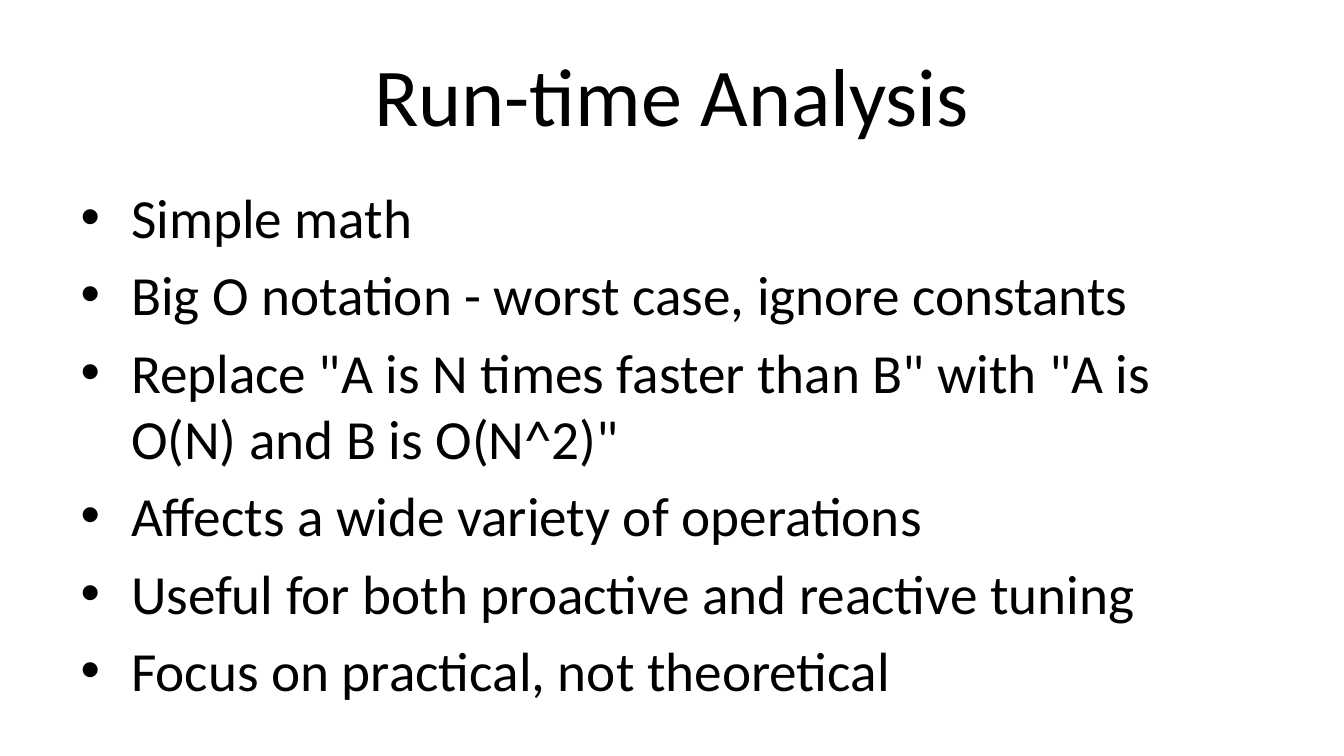
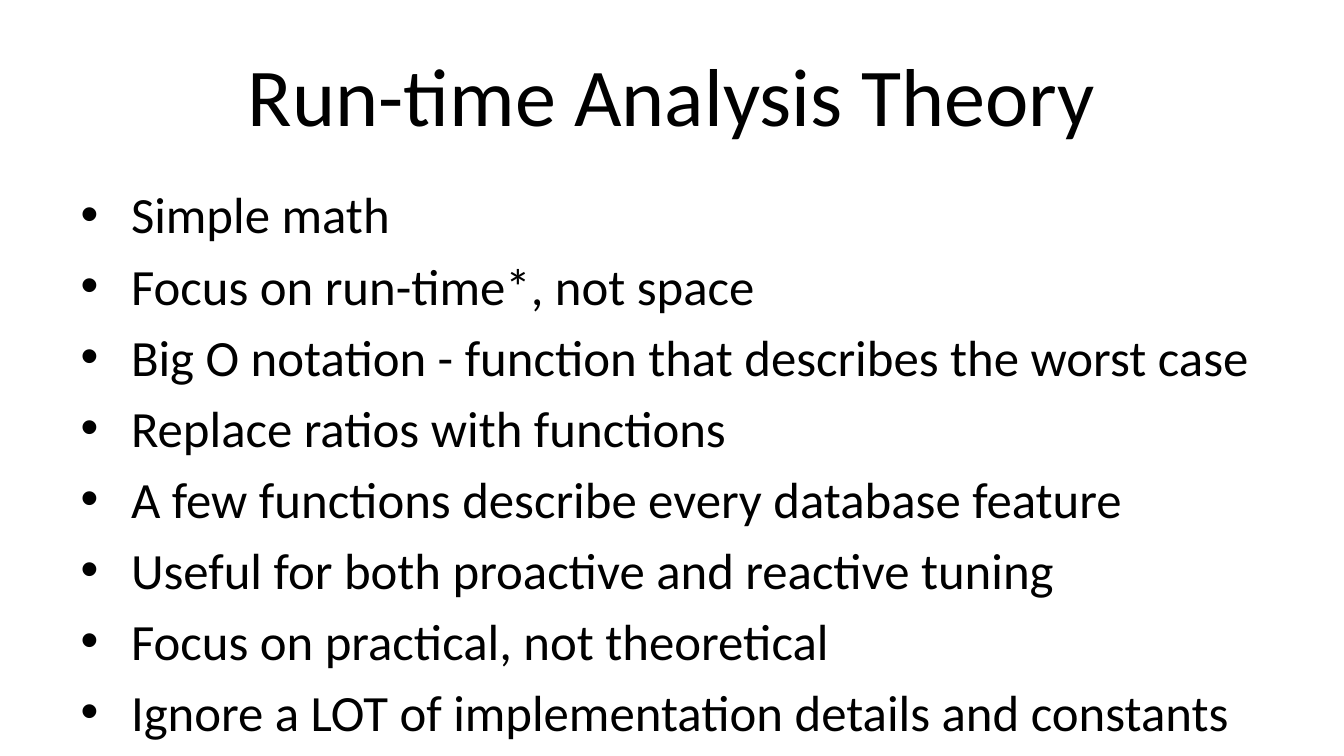
Before and after one commit to ProOracleSQL/space, a slide deck: slide 7 of examples/presentations/Practical Algorithm Analysis for Oracle Developers - Collaborate - 2019_281_Heller.pptx. Drawn at 1344x756 pixels with LibreOffice and Linux fonts; fonts in the diff are those of the drawing. Boxes give left, top, right and bottom in pixels: in the first picture for what was removed or moved away, otherwise in the second. Text is boxed around its words. In the diff, an @@ line names an element or a change of style, - is before the commit and + after.

```diff
--- a/examples/presentations/Practical Algorithm Analysis for Oracle Developers - Collaborate - 2019_281_Heller.pptx
+++ b/examples/presentations/Practical Algorithm Analysis for Oracle Developers - Collaborate - 2019_281_Heller.pptx
@@ title at [248, 69, 1094, 140]: text changed @@
-Run-time Analysis
+Run-time Analysis Theory
@@ text at [131, 197, 1054, 669]: size 29.6 to 27.2 pt in "Simple math", "Useful for both proactive and reactive tuning", "Focus on practical, not theoretical" @@
@@ text at [131, 269, 1249, 527]: text changed; size 29.6 to 27.2 pt @@
-• Big O notation - worst case, ignore constants
-• Replace "A is N times faster than B" with "A is O(N) and B is O(N^2)"
-• Affects a wide variety of operations
+• Focus on run-time*, not space
+• Big O notation - function that describes the worst case
+• Replace ratios with functions
+• A few functions describe every database feature
@@ text at [131, 695, 1229, 740]: paragraph added @@
+• Ignore a LOT of implementation details and constants
```
Also in this commit, not shown: 8 other slides changed, 2 slides added.
